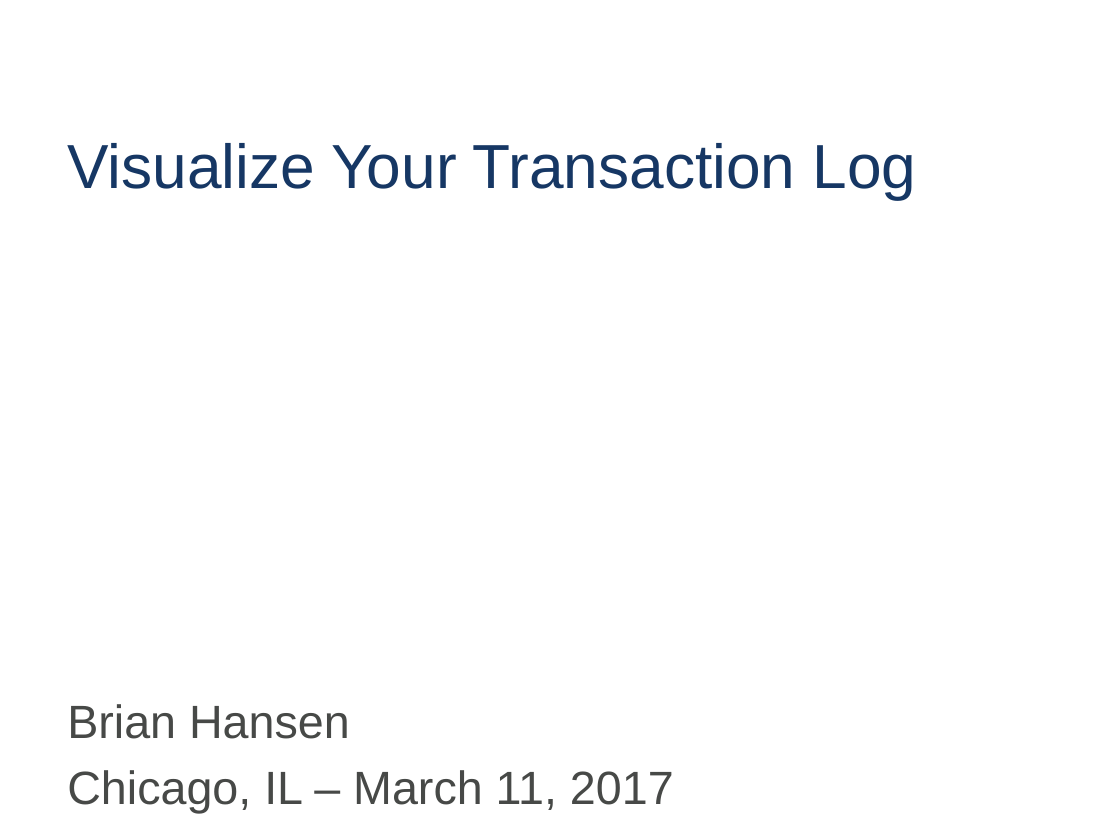
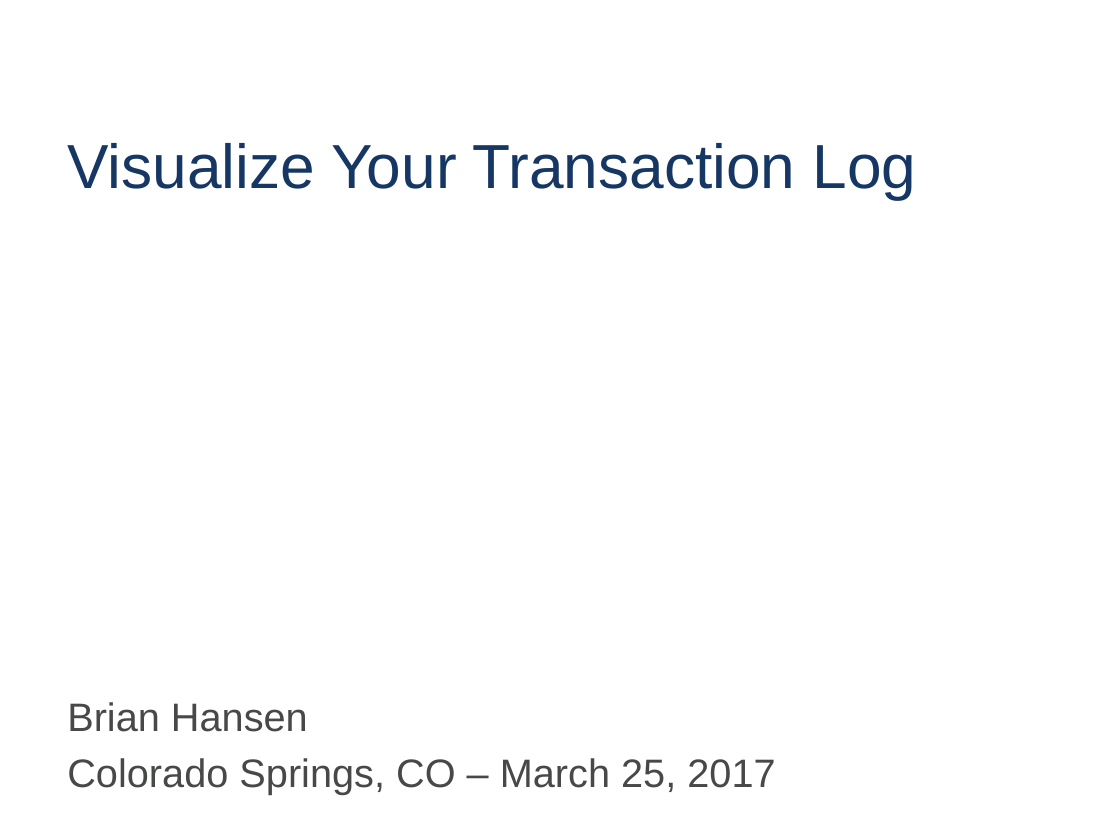
Before and after one commit to tf3604/LogFilePresentation, a slide deck: slide 1 of TransactionLog.pptx. Drawn at 1120x840 pixels with LibreOffice and Linux fonts; fonts in the diff are those of the drawing; background and template pictures are left out. Boxes give left, top, right and bottom in pixels: in the first picture for what was removed or moved away, otherwise in the second. Text is boxed around its words. In the diff, an @@ line names an element or a change of style, - is before the commit and + after.

Commit message:
Change title slide date and location.

```diff
--- a/TransactionLog.pptx
+++ b/TransactionLog.pptx
@@ text at (67, 702, 308, 732): size 30 to 25.5 pt in "Brian Hansen" @@
@@ text at (67, 758, 775, 795): text changed; size 30 to 25.5 pt @@
-Chicago, IL – March 11, 2017
+Colorado Springs, CO – March 25, 2017
```
